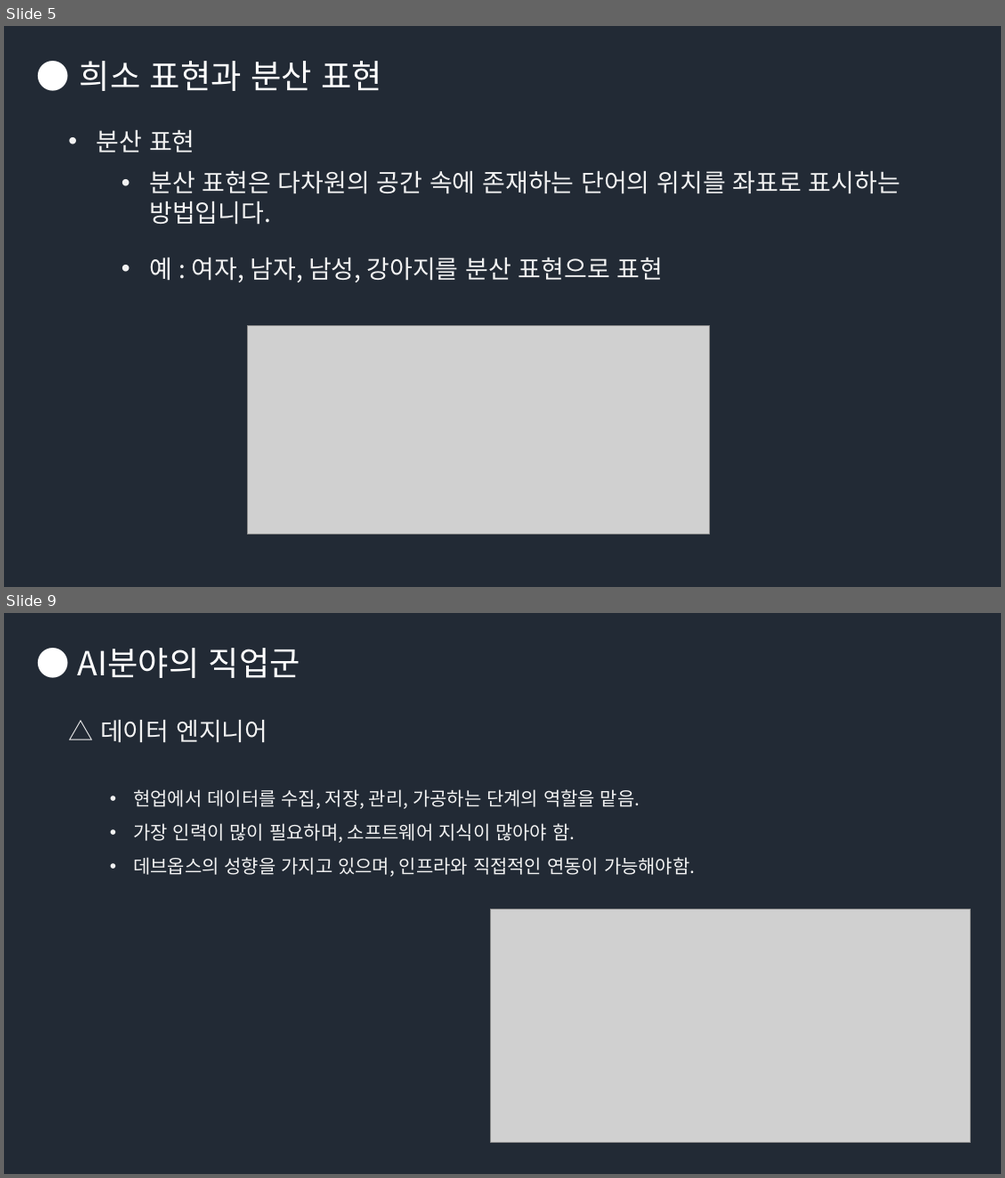
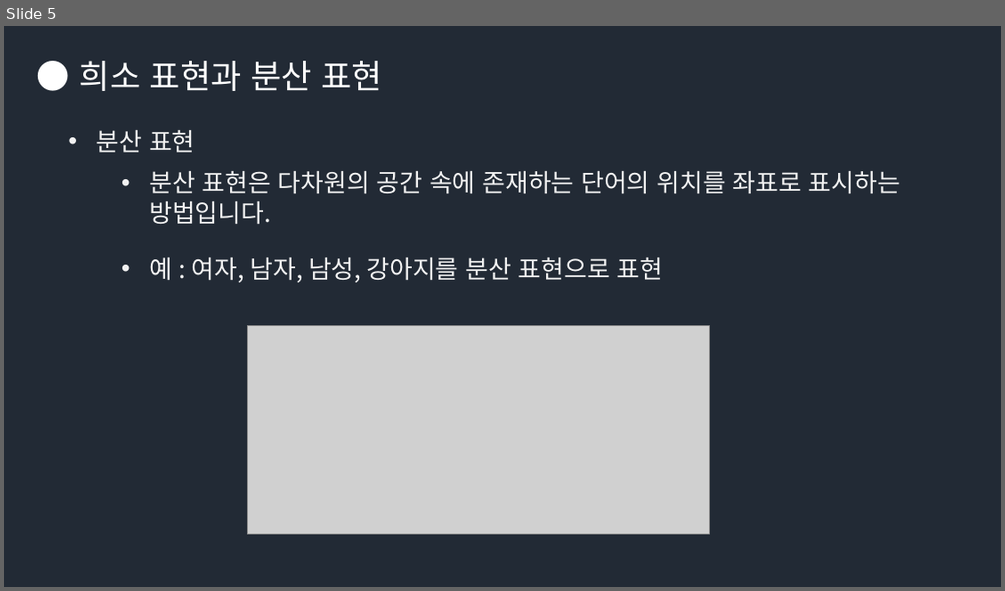
Before and after one commit to Groot-Space/Groot-space.github.io, a slide deck: assets/images/임베딩/임베딩.pptx. Shown one above the other, each under a label of ours: slides 5 and 9 before the commit, slide 5 after it; the slides between them are not shown. The pictures are 1005x1178 and 1005x591 pixels, drawn with LibreOffice and Linux fonts; fonts in the diff are those of the drawing; grey boxes stand for pictures. Boxes give left, top, right and bottom in pixels: in the first picture for what was removed or moved away, otherwise in the second. Text is boxed around its words. In the diff, an @@ line names an element or a change of style, - is before the commit and + after.

```diff
--- a/assets/images/임베딩/임베딩.pptx
+++ b/assets/images/임베딩/임베딩.pptx
@@ slide 9 removed at [4, 613, 1001, 1174], background #222A35 @@
@@ text removed at [78, 648, 300, 678] @@
-● AI분야의 직업군
@@ text removed at [100, 720, 267, 743] @@
-△ 데이터 엔지니어
@@ text removed at [133, 789, 695, 876] @@
-• 현업에서 데이터를 수집, 저장, 관리, 가공하는 단계의 역할을 맡음.
-• 가장 인력이 많이 필요하며, 소프트웨어 지식이 많아야 함.
-• 데브옵스의 성향을 가지고 있으며, 인프라와 직접적인 연동이 가능해야함.
@@ picture removed at [491, 909, 971, 1143] @@
```
Also in this commit, not shown: 9 slides added, 18 other slides removed, 1 other file.
